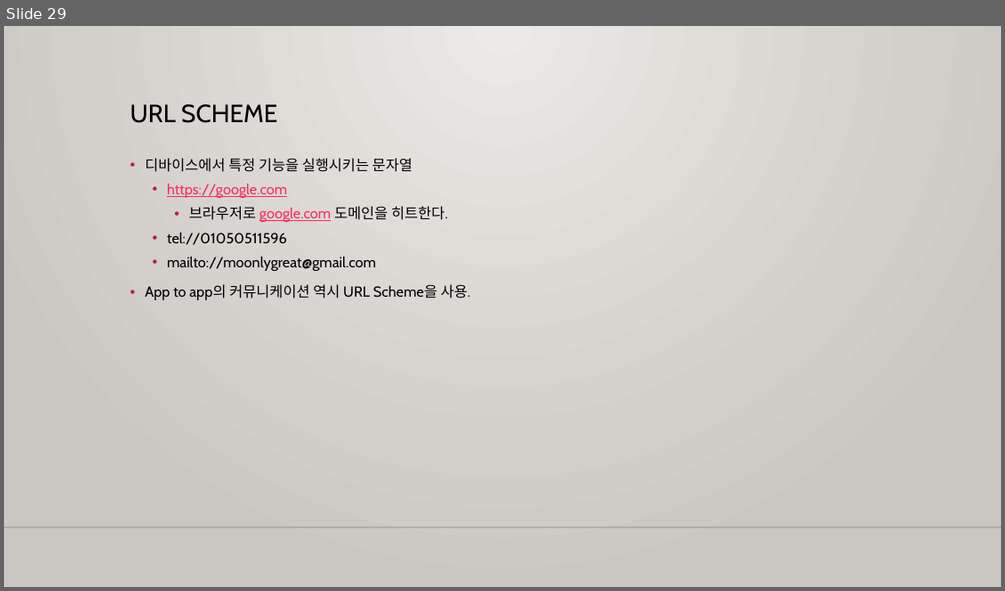
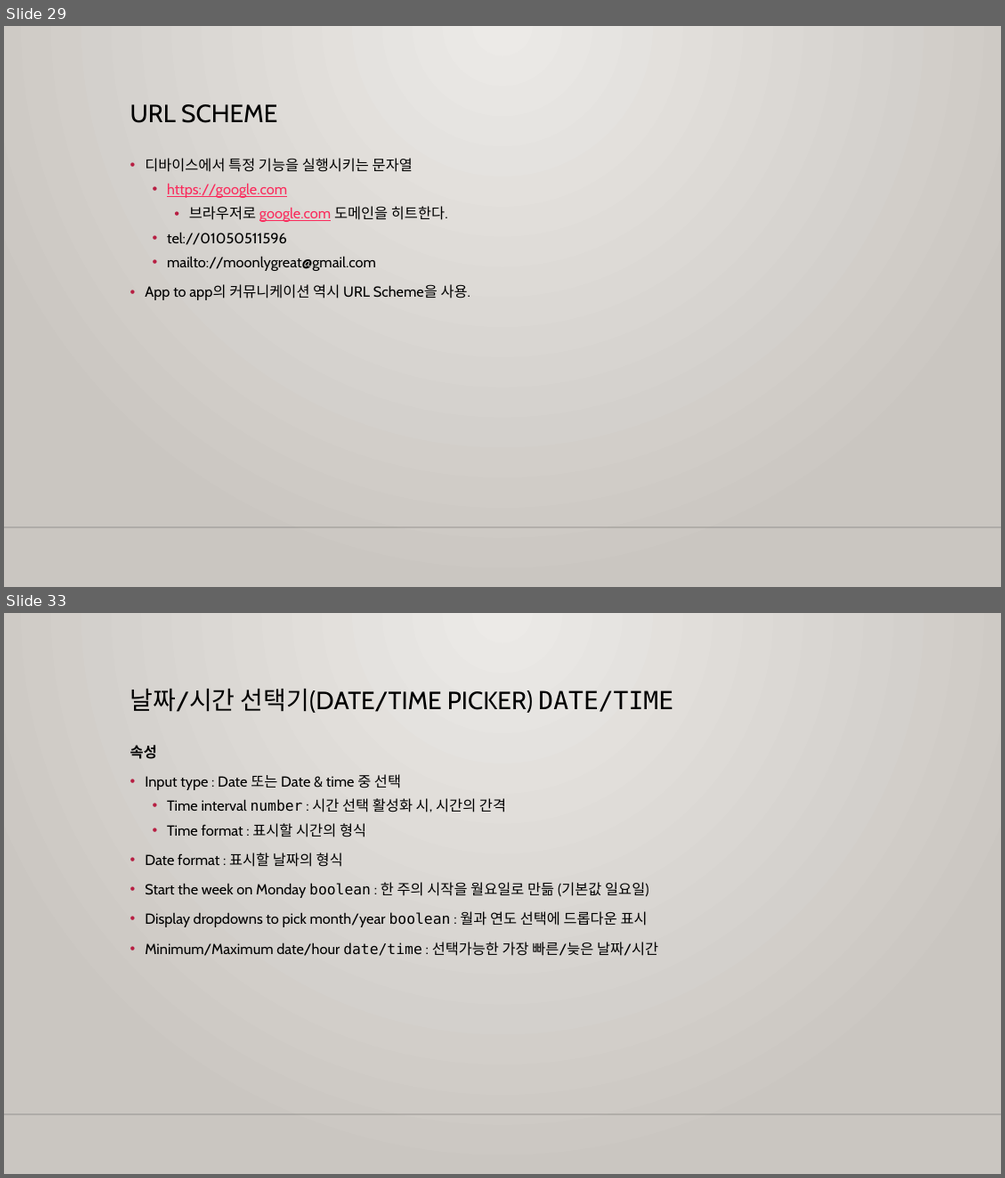
Before and after one commit to m00nlygreat/obsidian-vault, a slide deck: 노코드 엔지니어링/노코드 최강자 버블.pptx. Shown one above the other, each under a label of ours: slide 29 before the commit, slides 29 and 33 after it; the slides between them are not shown. The pictures are 1005x591 and 1005x1178 pixels, drawn with LibreOffice and Linux fonts; fonts in the diff are those of the drawing; background and template pictures are left out. Boxes give left, top, right and bottom in pixels: in the first picture for what was removed or moved away, otherwise in the second. Text is boxed around its words. In the diff, an @@ line names an element or a change of style, - is before the commit and + after.

```diff
--- a/노코드 엔지니어링/노코드 최강자 버블.pptx
+++ b/노코드 엔지니어링/노코드 최강자 버블.pptx
@@ slide 33 added at (x1=4, y1=613, x2=1001, y2=1174), background gradient #ECEAE7 to #CAC7C1; not listed: 1 template element that a slide beside it also shows @@
@@ title added at (x1=130, y1=689, x2=673, y2=713), 24 pt, text #000000 @@
+날짜/시간 선택기(DATE/TIME PICKER) DATE/TIME
@@ text added at (x1=130, y1=745, x2=658, y2=956), 14 pt, text #000000 @@
+속성
+• Input type : Date 또는 Date & time 중 선택
+  • Time interval number : 시간 선택 활성화 시, 시간의 간격
+  • Time format : 표시할 시간의 형식
+• Date format : 표시할 날짜의 형식
+• Start the week on Monday boolean : 한 주의 시작을 월요일로 만듦 (기본값 일요일)
+• Display dropdowns to pick month/year boolean : 월과 연도 선택에 드롭다운 표시
+• Minimum/Maximum date/hour date/time : 선택가능한 가장 빠른/늦은 날짜/시간
```
Also in this commit, not shown: 14 other slides added, 1 other file.
